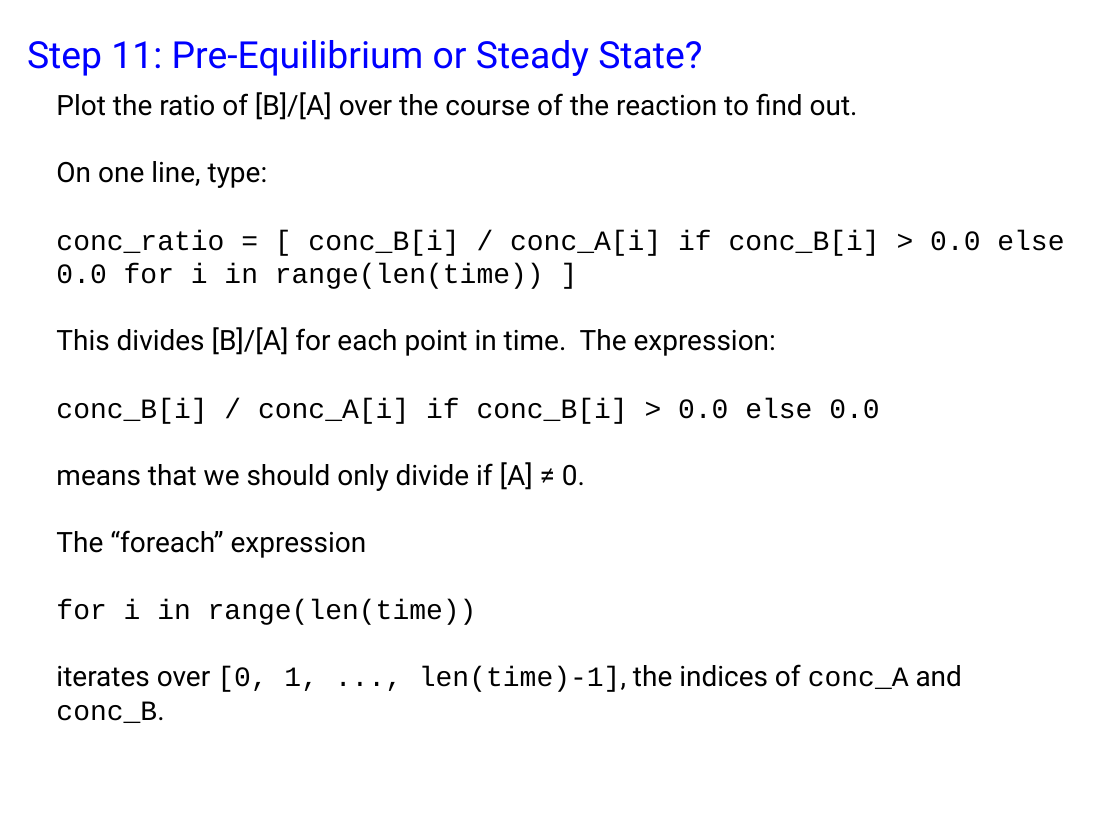
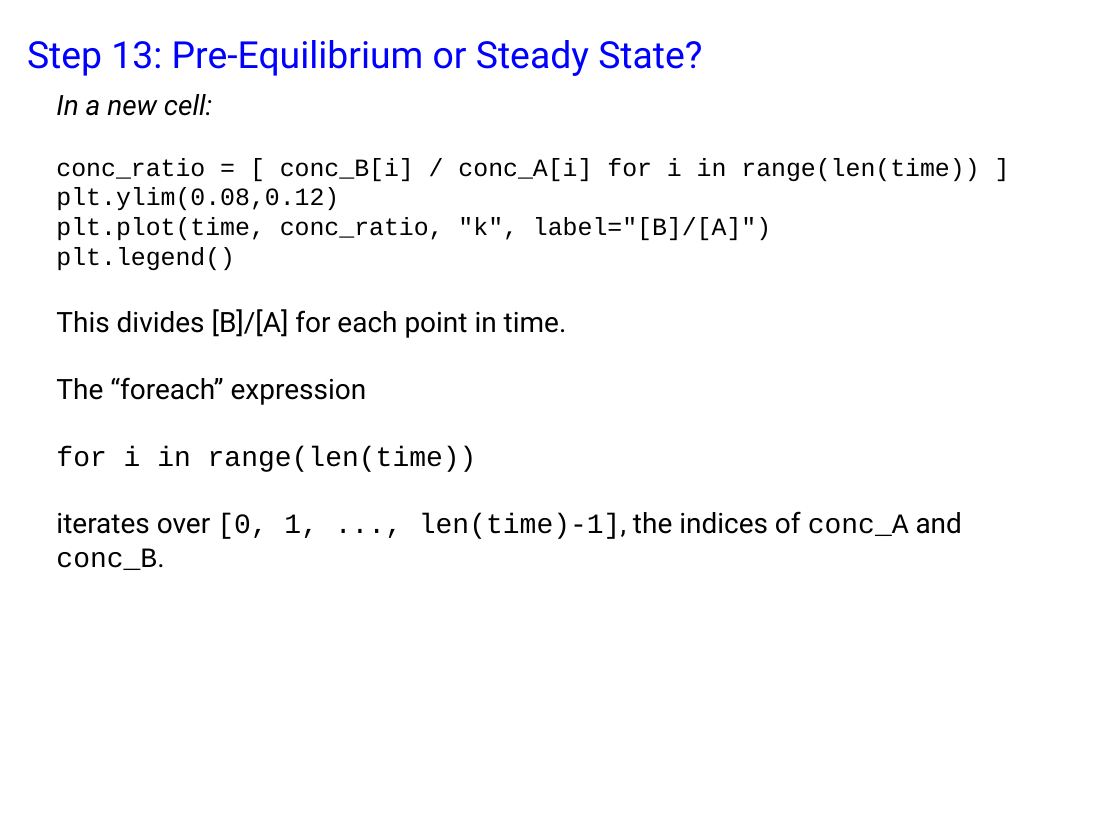
Before and after one commit to Lyle-zhang/practical_kinetics, a slide deck: slide 47 of exercise 1/Exercise 1.pptx (slide 41 before the commit). Drawn at 1120x840 pixels with LibreOffice and Linux fonts; fonts in the diff are those of the drawing. Boxes give left, top, right and bottom in pixels: in the first picture for what was removed or moved away, otherwise in the second. Text is boxed around its words. In the diff, an @@ line names an element or a change of style, - is before the commit and + after.

```diff
--- a/exercise 1/Exercise 1.pptx
+++ b/exercise 1/Exercise 1.pptx
@@ text at (x1=27, y1=40, x2=702, y2=76): text changed @@
-Step 11: Pre-Equilibrium or Steady State?
+Step 13: Pre-Equilibrium or Steady State?
@@ text at (x1=56, y1=94, x2=979, y2=338): text changed; size 18 to 16 pt; font Roboto to Courier New @@
-Plot the ratio of [B]/[A] over the course of the reaction to find out.
-On one line, type:
-conc_ratio = [ conc_B[i] / conc_A[i] if conc_B[i] > 0.0 else 0.0 for i in range(len(time)) ]
-This divides [B]/[A] for each point in time. The expression:
-conc_B[i] / conc_A[i] if conc_B[i] > 0.0 else 0.0
-means that we should only divide if [A] ≠ 0.
+In a new cell:
+conc_ratio = [ conc_B[i] / conc_A[i] for i in range(len(time)) ]
+plt.ylim(0.08,0.12)
+plt.plot(time, conc_ratio, "k", label="[B]/[A]")
+plt.legend()
+This divides [B]/[A] for each point in time.
```
Also in this commit, not shown: 43 other slides changed, 10 slides added, 2 slides removed, 7 other files.
